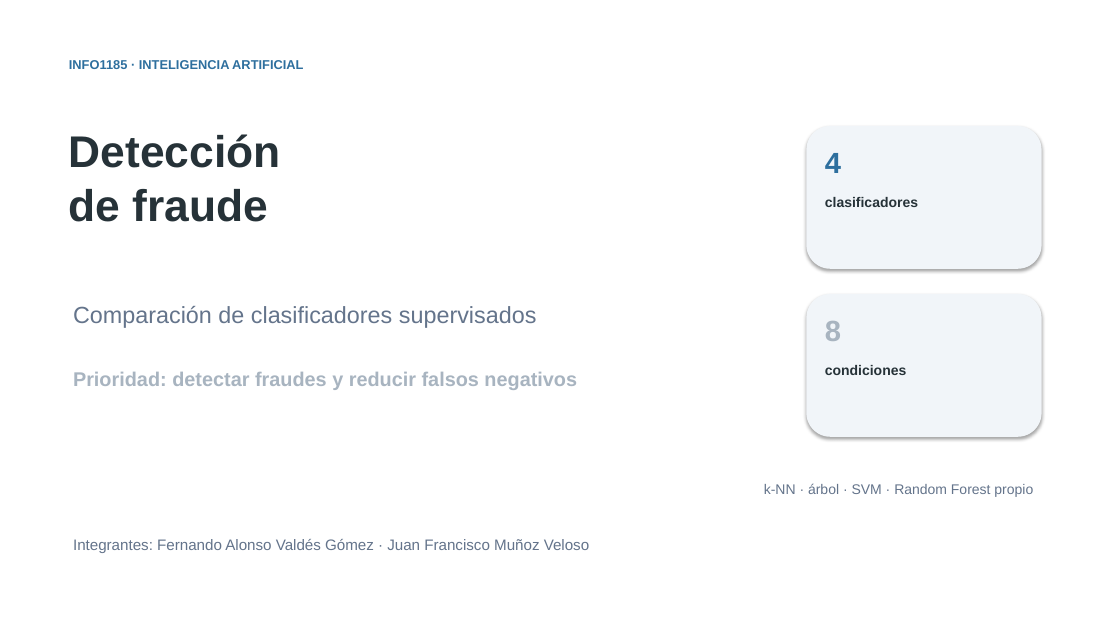
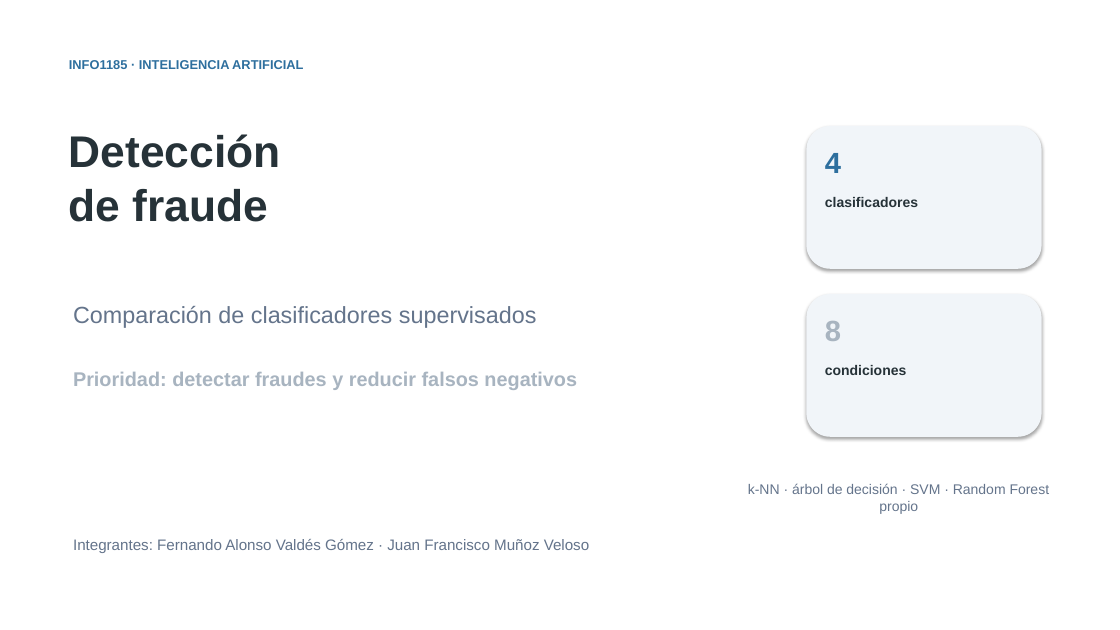
Before and after one commit to FernandoValdes01/Fraudetection, a slide deck: slide 1 of documentacion/contexto/presentaciones_anteriores/defensa_fraude.pptx. Drawn at 1120x630 pixels with LibreOffice and Linux fonts; fonts in the diff are those of the drawing. Boxes give left, top, right and bottom in pixels: in the first picture for what was removed or moved away, otherwise in the second. Text is boxed around its words. In the diff, an @@ line names an element or a change of style, - is before the commit and + after.

```diff
--- a/documentacion/contexto/presentaciones_anteriores/defensa_fraude.pptx
+++ b/documentacion/contexto/presentaciones_anteriores/defensa_fraude.pptx
@@ text at [748, 484, 1050, 514]: text changed @@
-k-NN · árbol · SVM · Random Forest propio
+k-NN · árbol de decisión · SVM · Random Forest propio
```
Also in this commit, not shown: 3 other slides changed, 13 other files.
